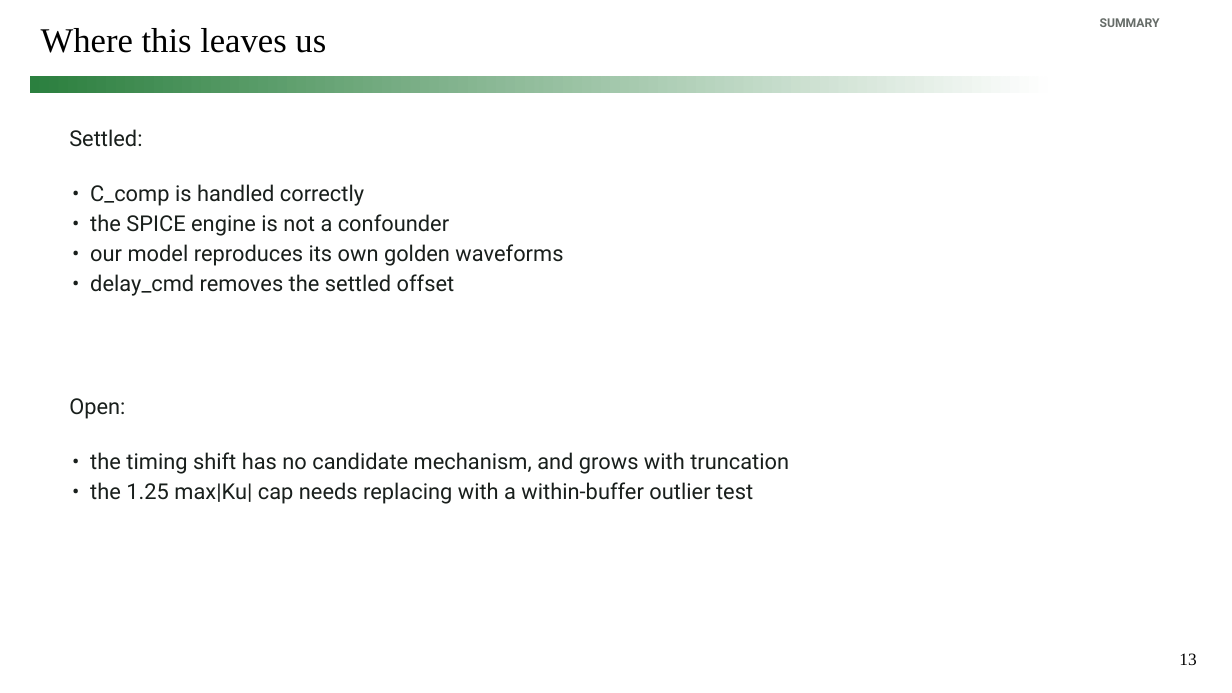
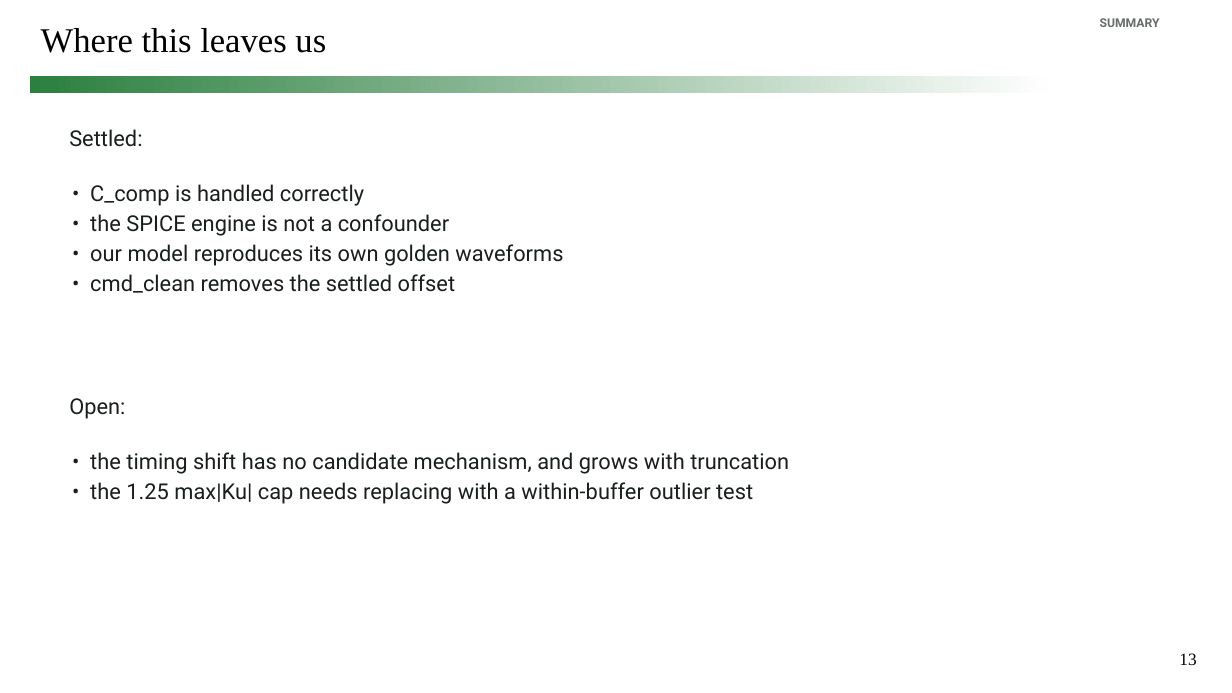
Before and after one commit to simon9721/ibis_comparison, a slide deck: slide 13 of results/meeting_deck_2026-09-04/ibis_pybis_status_2026-09-04.pptx. Drawn at 1232x693 pixels with LibreOffice and Linux fonts; fonts in the diff are those of the drawing. Boxes give left, top, right and bottom in pixels: in the first picture for what was removed or moved away, otherwise in the second. Text is boxed around its words. In the diff, an @@ line names an element or a change of style, - is before the commit and + after.

```diff
--- a/results/meeting_deck_2026-09-04/ibis_pybis_status_2026-09-04.pptx
+++ b/results/meeting_deck_2026-09-04/ibis_pybis_status_2026-09-04.pptx
@@ text at [90,274,456,293]: text changed @@
-• delay_cmd removes the settled offset
+• cmd_clean removes the settled offset
```
Also in this commit, not shown: 2 other slides changed, 2 slides added, 2 slides removed, 29 other files.
